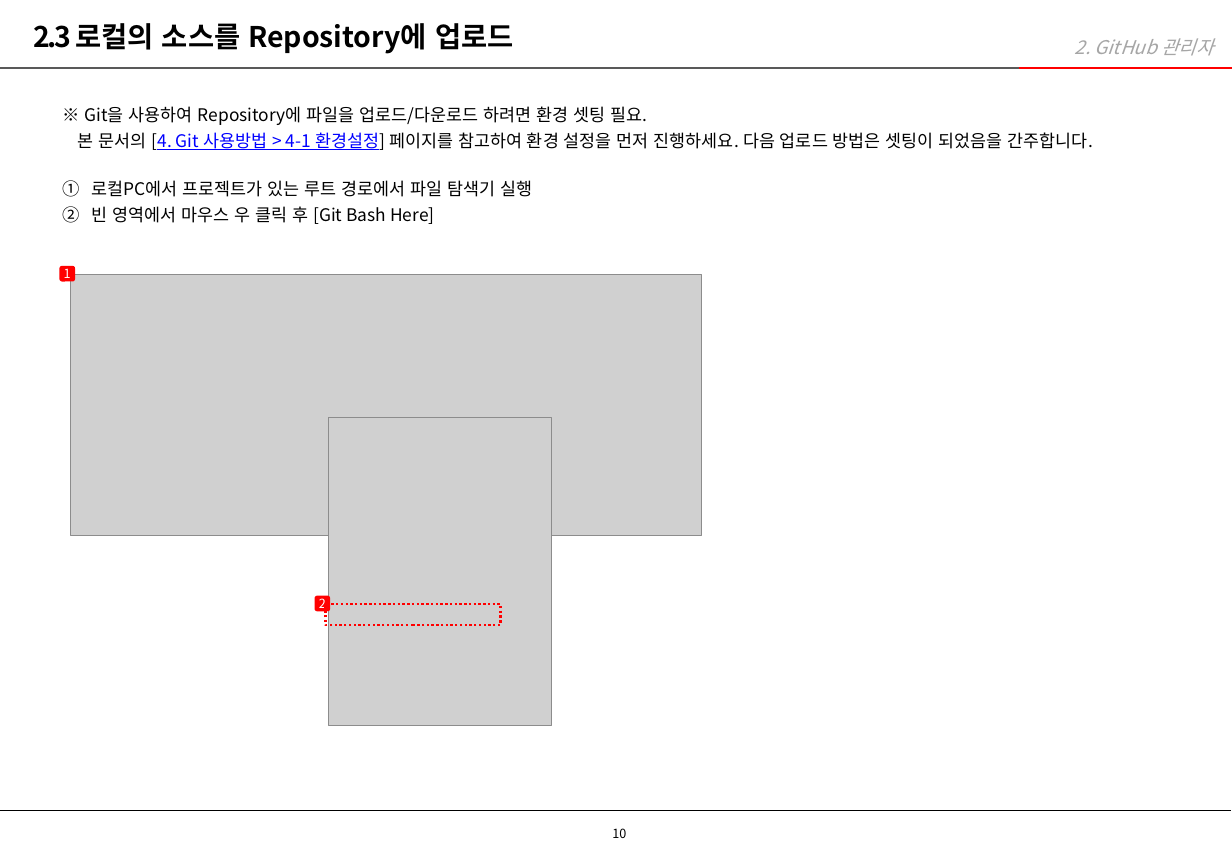
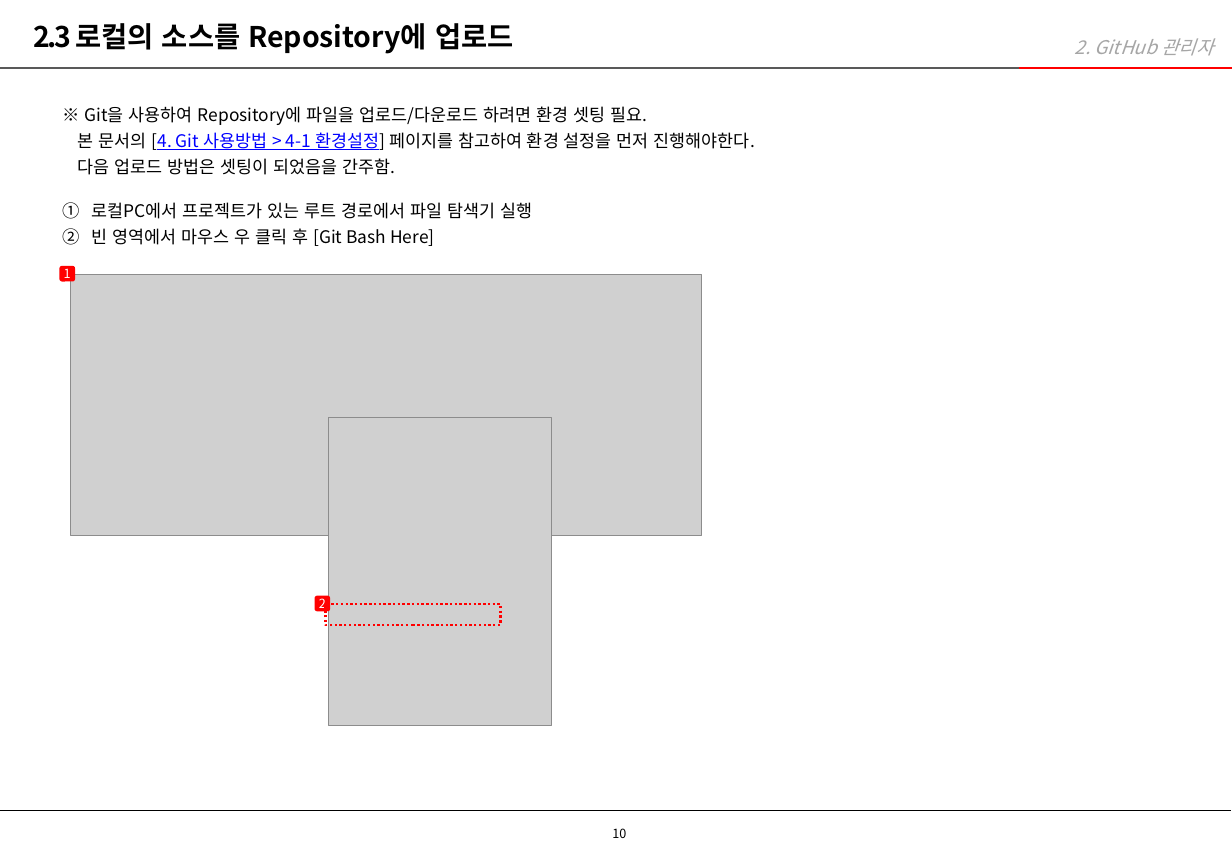
Before and after one commit to taranuxd/intro, a slide deck: slide 10 of 타란유엑스디_GitHub_사용가이드.pptx. Drawn at 1232x853 pixels with LibreOffice and Linux fonts; fonts in the diff are those of the drawing; grey boxes stand for pictures; background and template pictures are left out. Boxes give left, top, right and bottom in pixels: in the first picture for what was removed or moved away, otherwise in the second. Text is boxed around its words. In the diff, an @@ line names an element or a change of style, - is before the commit and + after.

Commit message:
문서업데이트

```diff
--- a/타란유엑스디_GitHub_사용가이드.pptx
+++ b/타란유엑스디_GitHub_사용가이드.pptx
@@ text at bbox=[78, 132, 755, 175]: text changed @@
-  본 문서의 [4. Git 사용방법 > 4-1 환경설정] 페이지를 참고하여 환경 설정을 먼저 진행하세요. 다음 업로드 방법은 셋팅이 되었음을 간주합니다.
+  본 문서의 [4. Git 사용방법 > 4-1 환경설정] 페이지를 참고하여 환경 설정을 먼저 진행해야한다.
+  다음 업로드 방법은 셋팅이 되었음을 간주함.
@@ text "로컬PC에서 프로젝트가 있는 루트 경로에서 ...": place and size @@
-text "로컬PC에서 프로젝트가 있는 루트 경로에서 ..." at bbox=[91, 180, 532, 224]
+text "로컬PC에서 프로젝트가 있는 루트 경로에서 ..." at bbox=[91, 202, 532, 246]
```
Also in this commit, not shown: 11 other slides changed.
